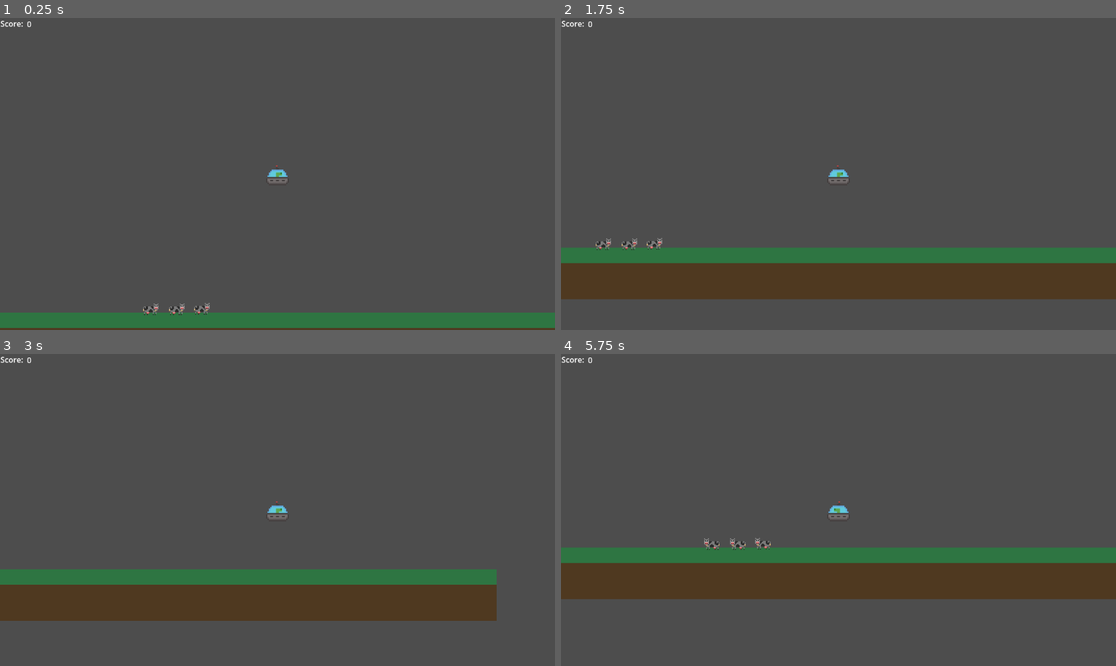
Above: before the commit, frames 1-4 (two rows, left to right).
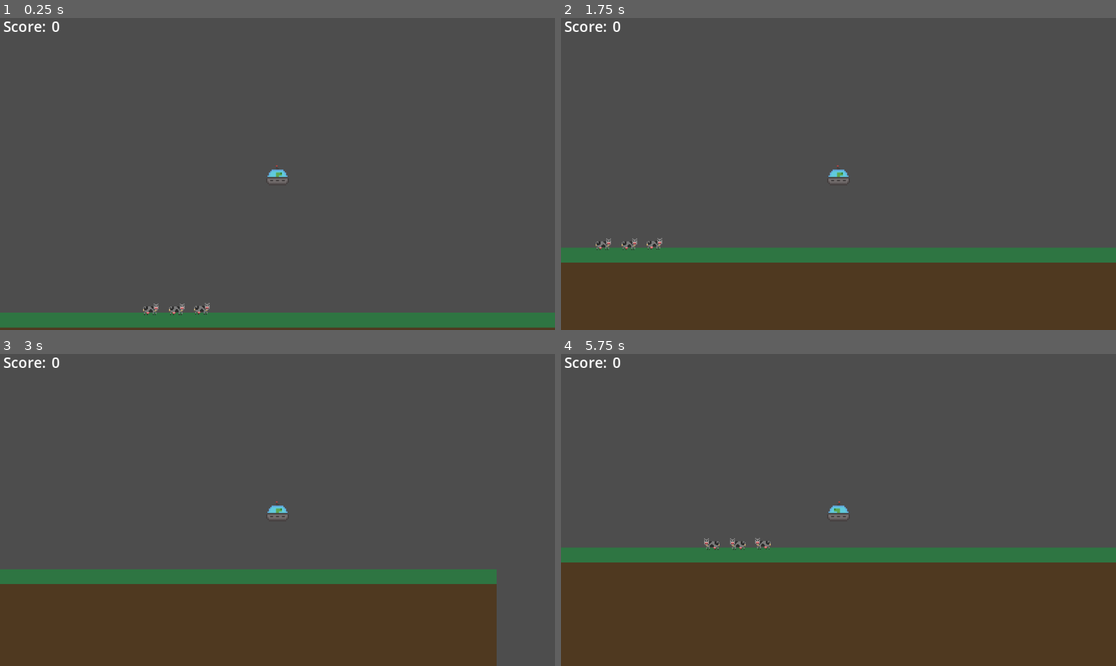
Above: after the commit, the same moments.

Repository: Stomatopoda-Arcade/Ground-Beef
Game: Godot game, scene res://Game.tscn
The game is run twice, just before and just after one commit, with the same random seed, the same clock (stepped at 60 frames per second) and the same inputs.
Inputs:
- Up to frame 1 (0.25 s): no input
- Up to frame 2 (1.75 s): tap Enter at 0.5 s; hold Right (ui_right) 0.53-1.28 s; hold Down (ui_down) from 1.28 s (still down)
- Up to frame 3 (3 s): release Down (ui_down) at 2.03 s; hold Right (ui_right) 2.03-2.78 s; hold Up (ui_up) from 2.78 s (still down)
- Up to frame 4 (5.75 s): release Up (ui_up) at 3.53 s; hold Left (ui_left) 3.53-5.03 s; hold Down (ui_down) from 5.03 s (still down)

The runs differ from the first frame. In frame 1, 0.4% of the frame differs, in the area x 0-100%, y 0-100%; in frame 2, 10%; in frame 3, 13%; in frame 4, 22%.

Commit message:
finished scoring ui

Diff:
--- a/Game.tscn
+++ b/Game.tscn
@@ -1,28 +1,28 @@
-[gd_scene load_steps=6 format=3 uid="uid://dk3pr2daqejmj"]
+[gd_scene load_steps=6 format=3 uid="uid://cl47tmv4n07ds"]
 
-[ext_resource type="Script" path="res://game.gd" id="1_2yil8"]
-[ext_resource type="PackedScene" uid="uid://ccd6m3yl13q3p" path="res://ground.tscn" id="2_aqwi6"]
-[ext_resource type="PackedScene" uid="uid://c5gkfnhftomo" path="res://Cow.tscn" id="3_b05pd"]
-[ext_resource type="PackedScene" uid="uid://l0esk30pv4e0" path="res://player_character.tscn" id="4_itnj5"]
-[ext_resource type="PackedScene" uid="uid://g2j4t4pkqcu2" path="res://under_ground.tscn" id="5_vpw7h"]
+[ext_resource type="Script" path="res://game.gd" id="1_7f8eh"]
+[ext_resource type="PackedScene" uid="uid://ccd6m3yl13q3p" path="res://ground.tscn" id="2_py3jo"]
+[ext_resource type="PackedScene" uid="uid://c5gkfnhftomo" path="res://cow.tscn" id="3_0hfq6"]
+[ext_resource type="PackedScene" uid="uid://l0esk30pv4e0" path="res://player_character.tscn" id="4_0ayap"]
+[ext_resource type="PackedScene" uid="uid://c1hfb0b85xe1e" path="res://underground.tscn" id="5_u8w03"]
 
 [node name="Game" type="Node2D"]
-script = ExtResource("1_2yil8")
+script = ExtResource("1_7f8eh")
 
-[node name="Ground" parent="." instance=ExtResource("2_aqwi6")]
+[node name="Ground" parent="." instance=ExtResource("2_py3jo")]
 position = Vector2(123, 305)
 
-[node name="Cow" parent="." instance=ExtResource("3_b05pd")]
+[node name="Cow" parent="." instance=ExtResource("3_0hfq6")]
 position = Vector2(-85, 283)
 
-[node name="PlayerCharacter" parent="." instance=ExtResource("4_itnj5")]
+[node name="PlayerCharacter" parent="." instance=ExtResource("4_0ayap")]
 position = Vector2(178, 4)
 
-[node name="UnderGround" parent="." instance=ExtResource("5_vpw7h")]
-position = Vector2(123, 349)
-
-[node name="Cow2" parent="." instance=ExtResource("3_b05pd")]
+[node name="Cow2" parent="." instance=ExtResource("3_0hfq6")]
 position = Vector2(21, 282)
 
-[node name="Cow3" parent="." instance=ExtResource("3_b05pd")]
+[node name="Cow3" parent="." instance=ExtResource("3_0hfq6")]
 position = Vector2(-31, 283)
+
+[node name="Underground" parent="." instance=ExtResource("5_u8w03")]
+position = Vector2(123, 305)
--- a/PlayerCharacter.gd
+++ b/PlayerCharacter.gd
@@ -42,4 +42,4 @@
 		$Beam.set_beam($Beam.BEAM_TYPE.TRACTOR)
 
 func set_score(value):
-	$Camera2D/ScoreValue.text = str(value)
+	$Camera2D/HUD/ScoreContainer/ScoreValue.text = str(value)
--- a/game.gd
+++ b/game.gd
@@ -2,6 +2,10 @@
 
 
 var score = 0
+var abducted_score = 100
+var jet_score = 50
+var tank_score = 25
+
 # Called when the node enters the scene tree for the first time.
 func _ready():
 	$PlayerCharacter/Beam.object_abducted.connect(handle_abducted)
@@ -12,11 +16,15 @@
 func _process(delta):
 	pass
 
-
 func handle_abducted(groups):
-	print(groups)
-	score = score + 1
+	score = score + abducted_score
 	$PlayerCharacter.set_score(score)
 
 func handle_destroyed(groups):
-	print(groups)
+	if groups.has("cow"):
+		score = score - abducted_score
+	elif groups.has("tank"):
+		score = score + tank_score
+	elif groups.has("jet"):
+		score = score + jet_score
+	$PlayerCharacter.set_score(score)
--- a/ground.tscn
+++ b/ground.tscn
@@ -7,7 +7,7 @@
 
 [node name="Ground" type="StaticBody2D"]
 
-[node name="Sprite2D" type="Sprite2D" parent="."]
+[node name="AboveGround" type="Sprite2D" parent="."]
 texture = ExtResource("1_d6w8g")
 
 [node name="CollisionShape2D" type="CollisionShape2D" parent="."]
--- /dev/null
+++ b/hud.tscn
@@ -0,0 +1,30 @@
+[gd_scene load_steps=3 format=3 uid="uid://q4miwk28xnvi"]
+
+[sub_resource type="LabelSettings" id="LabelSettings_2plya"]
+font_size = 30
+
+[sub_resource type="LabelSettings" id="LabelSettings_7b0rd"]
+font_size = 30
+
+[node name="HUD" type="Control"]
+layout_mode = 3
+anchors_preset = 15
+anchor_right = 1.0
+anchor_bottom = 1.0
+grow_horizontal = 2
+grow_vertical = 2
+
+[node name="ScoreContainer" type="HBoxContainer" parent="."]
+layout_mode = 0
+offset_right = 40.0
+offset_bottom = 40.0
+
+[node name="ScoreLabel" type="Label" parent="ScoreContainer"]
+layout_mode = 2
+text = "Score: "
+label_settings = SubResource("LabelSettings_2plya")
+
+[node name="ScoreValue" type="Label" parent="ScoreContainer"]
+layout_mode = 2
+text = "0"
+label_settings = SubResource("LabelSettings_7b0rd")
--- a/icon.svg
+++ /dev/null
@@ -1 +0,0 @@
-<svg height="128" width="128" xmlns="http://www.w3.org/2000/svg"><rect x="2" y="2" width="124" height="124" rx="14" fill="#363d52" stroke="#212532" stroke-width="4"/><g transform="scale(.101) translate(122 122)"><g fill="#fff"><path d="M105 673v33q407 354 814 0v-33z"/><path d="m105 673 152 14q12 1 15 14l4 67 132 10 8-61q2-11 15-15h162q13 4 15 15l8 61 132-10 4-67q3-13 15-14l152-14V427q30-39 56-81-35-59-83-108-43 20-82 47-40-37-88-64 7-51 8-102-59-28-123-42-26 43-46 89-49-7-98 0-20-46-46-89-64 14-123 42 1 51 8 102-48 27-88 64-39-27-82-47-48 49-83 108 26 42 56 81zm0 33v39c0 276 813 276 814 0v-39l-134 12-5 69q-2 10-14 13l-162 11q-12 0-16-11l-10-65H446l-10 65q-4 11-16 11l-162-11q-12-3-14-13l-5-69z" fill="#478cbf"/><path d="M483 600c0 34 58 34 58 0v-86c0-34-58-34-58 0z"/><circle cx="725" cy="526" r="90"/><circle cx="299" cy="526" r="90"/></g><g fill="#414042"><circle cx="307" cy="532" r="60"/><circle cx="717" cy="532" r="60"/></g></g></svg>
--- a/player_character.tscn
+++ b/player_character.tscn
@@ -1,17 +1,12 @@
-[gd_scene load_steps=7 format=3 uid="uid://l0esk30pv4e0"]
+[gd_scene load_steps=6 format=3 uid="uid://l0esk30pv4e0"]
 
 [ext_resource type="Script" path="res://PlayerCharacter.gd" id="1_to5h2"]
 [ext_resource type="Texture2D" uid="uid://kunac06ktryy" path="res://sprites/Alien.png" id="2_xc5fr"]
 [ext_resource type="PackedScene" uid="uid://b042l2o7i5kic" path="res://beam.tscn" id="3_qrac7"]
+[ext_resource type="PackedScene" uid="uid://q4miwk28xnvi" path="res://hud.tscn" id="4_aql4b"]
 
 [sub_resource type="RectangleShape2D" id="RectangleShape2D_drmgs"]
 size = Vector2(48, 33)
-
-[sub_resource type="LabelSettings" id="LabelSettings_g8m53"]
-line_spacing = 30.0
-
-[sub_resource type="LabelSettings" id="LabelSettings_itnud"]
-line_spacing = 30.0
 
 [node name="PlayerCharacter" type="CharacterBody2D"]
 script = ExtResource("1_to5h2")
@@ -29,18 +24,8 @@
 
 [node name="Camera2D" type="Camera2D" parent="."]
 
-[node name="ScoreLabel" type="Label" parent="Camera2D"]
-offset_left = -575.0
-offset_top = -324.0
-offset_right = -532.0
-offset_bottom = -301.0
-text = "Score:"
-label_settings = SubResource("LabelSettings_g8m53")
-
-[node name="ScoreValue" type="Label" parent="Camera2D"]
-offset_left = -520.0
-offset_top = -323.0
-offset_right = -480.0
-offset_bottom = -300.0
-text = "0"
-label_settings = SubResource("LabelSettings_itnud")
+[node name="HUD" parent="Camera2D" instance=ExtResource("4_aql4b")]
+offset_left = -569.0
+offset_top = -328.0
+offset_right = -569.0
+offset_bottom = -328.0
--- a/project.godot
+++ b/project.godot
@@ -11,7 +11,7 @@
 [application]
 
 config/name="Ground-beef"
-run/main_scene="res://Game.tscn"
+run/main_scene="res://game.tscn"
 config/features=PackedStringArray("4.2", "GL Compatibility")
 config/icon="res://icon.svg"
 
--- a/under_ground.tscn
+++ /dev/null
@@ -1,6 +0,0 @@
-[gd_scene load_steps=2 format=3 uid="uid://g2j4t4pkqcu2"]
-
-[ext_resource type="Texture2D" uid="uid://d4kovuhh5hxtr" path="res://sprites/Ground.png" id="1_fofcn"]
-
-[node name="UnderGround" type="Sprite2D"]
-texture = ExtResource("1_fofcn")
--- /dev/null
+++ b/underground.tscn
@@ -0,0 +1,15 @@
+[gd_scene load_steps=3 format=3 uid="uid://c1hfb0b85xe1e"]
+
+[ext_resource type="Texture2D" uid="uid://d4kovuhh5hxtr" path="res://sprites/Ground.png" id="1_hhnlm"]
+[ext_resource type="Texture2D" uid="uid://uvo7uaqdvei1" path="res://sprites/GroundBottom.png" id="2_a8iw8"]
+
+[node name="Underground" type="Node2D"]
+
+[node name="UndergroundA" type="Sprite2D" parent="."]
+position = Vector2(0, 44)
+texture = ExtResource("1_hhnlm")
+
+[node name="UnderGroundB" type="Sprite2D" parent="."]
+position = Vector2(0, 347.25)
+scale = Vector2(1, 8.76667)
+texture = ExtResource("2_a8iw8")
Not shown, removed: icon.svg.import
